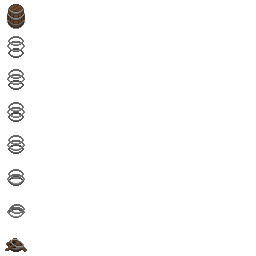
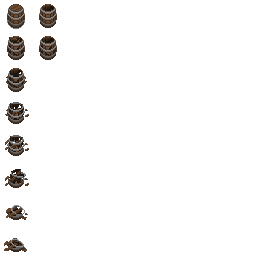
Layered file, before and after one edit (w=256, h=256). Changes by layer:
removed layer "Layer #10" over [9, 204, 25, 214]
removed layer "Layer #9" over [8, 169, 24, 179]
removed layer "Layer #8" over [8, 136, 24, 145]
removed layer "Layer #7" over [8, 103, 24, 112]
removed layer "Layer #6" over [8, 69, 24, 79]
removed layer "Layer #5" over [8, 36, 24, 46]
removed layer "Вставленный слой #9" over [7, 207, 25, 218]
removed layer "Вставленный слой #8" over [7, 174, 25, 185]
removed layer "Вставленный слой #7" over [7, 140, 24, 151]
moved "Вставленный слой #5" above "Вставленный слой #4", painted on it over [4, 48, 24, 251]
removed layer "Layer #4" over [5, 241, 25, 252]
removed layer "Layer #3" over [5, 241, 25, 252]
painted on "Вставленный слой #4" over [6, 107, 25, 218]
painted on "Вставленный слой #3" over [5, 74, 25, 186]
removed layer "Вставленный слой #6" over [7, 41, 25, 52]
painted on "Вставленный слой #2" over [5, 4, 57, 252]
